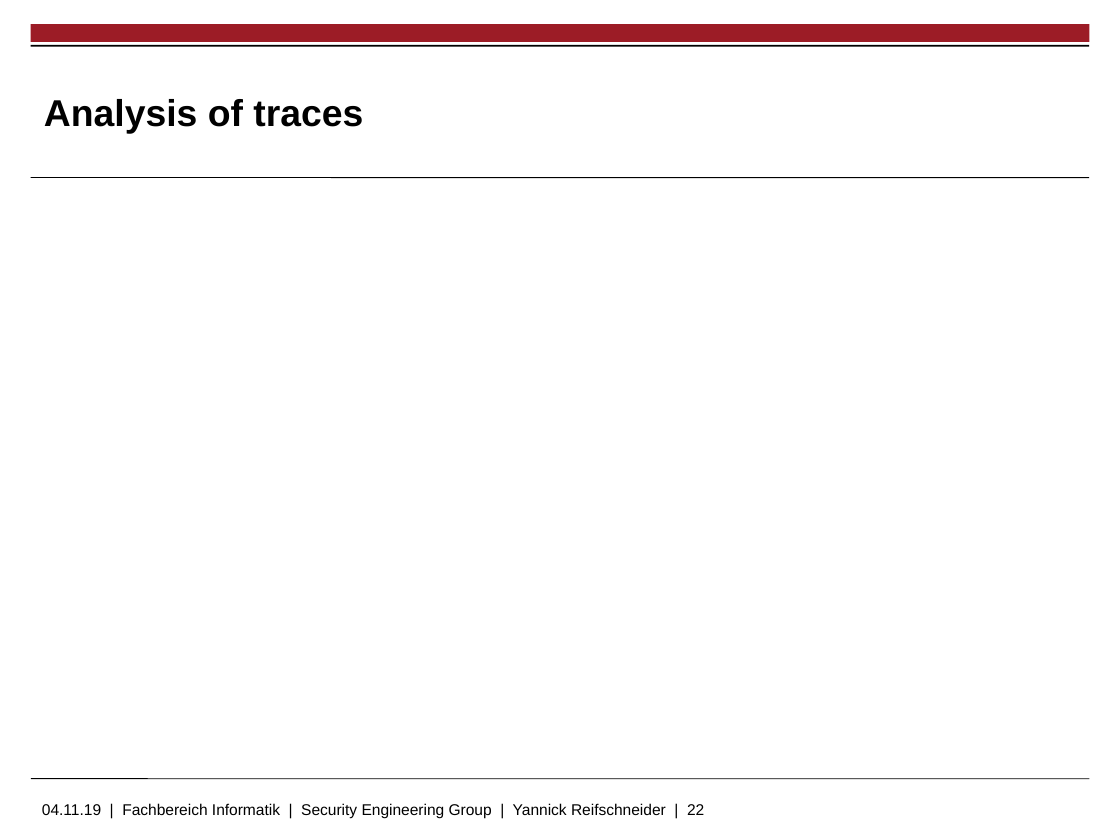
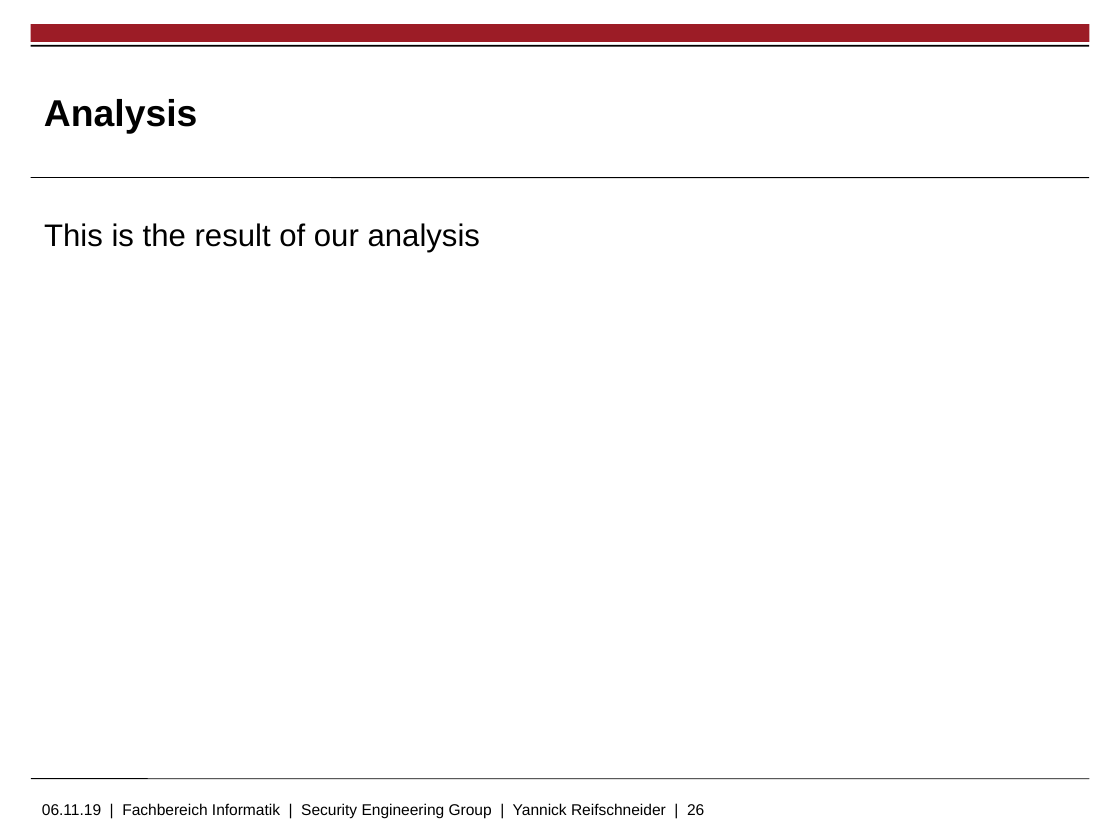
Before and after one commit to skidr0w/background-execution, a slide deck: slide 26 of thesis/slides.pptx (slide 22 before the commit). Drawn at 1120x840 pixels with LibreOffice and Linux fonts; fonts in the diff are those of the drawing; background and template pictures are left out. Boxes give left, top, right and bottom in pixels: in the first picture for what was removed or moved away, otherwise in the second. Text is boxed around its words. In the diff, an @@ line names an element or a change of style, - is before the commit and + after.

```diff
--- a/thesis/slides.pptx
+++ b/thesis/slides.pptx
@@ title at (44,99,197,133): text changed @@
-Analysis of traces
+Analysis
@@ text added at (44,223,481,252), 20 pt, text #000000 @@
+This is the result of our analysis
@@ text at (42,803,704,819): text changed @@
-04.11.19 | Fachbereich Informatik | Security Engineering Group | Yannick Reifschneider | 22
+06.11.19 | Fachbereich Informatik | Security Engineering Group | Yannick Reifschneider | 26
```
Also in this commit, not shown: 7 other slides changed, 8 slides added, 2 slides removed.
